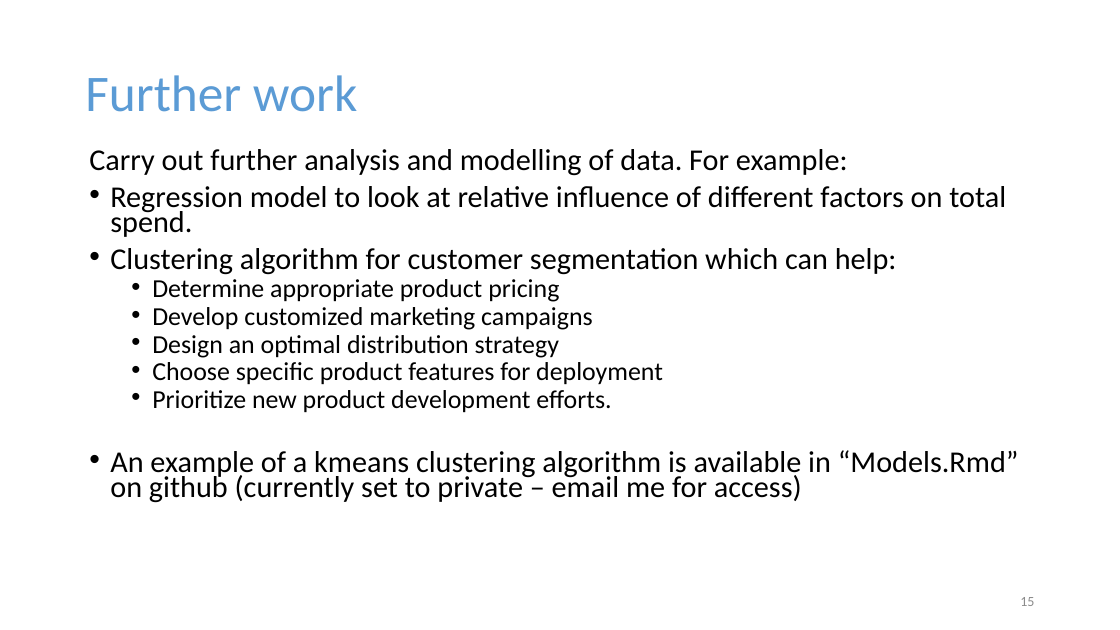
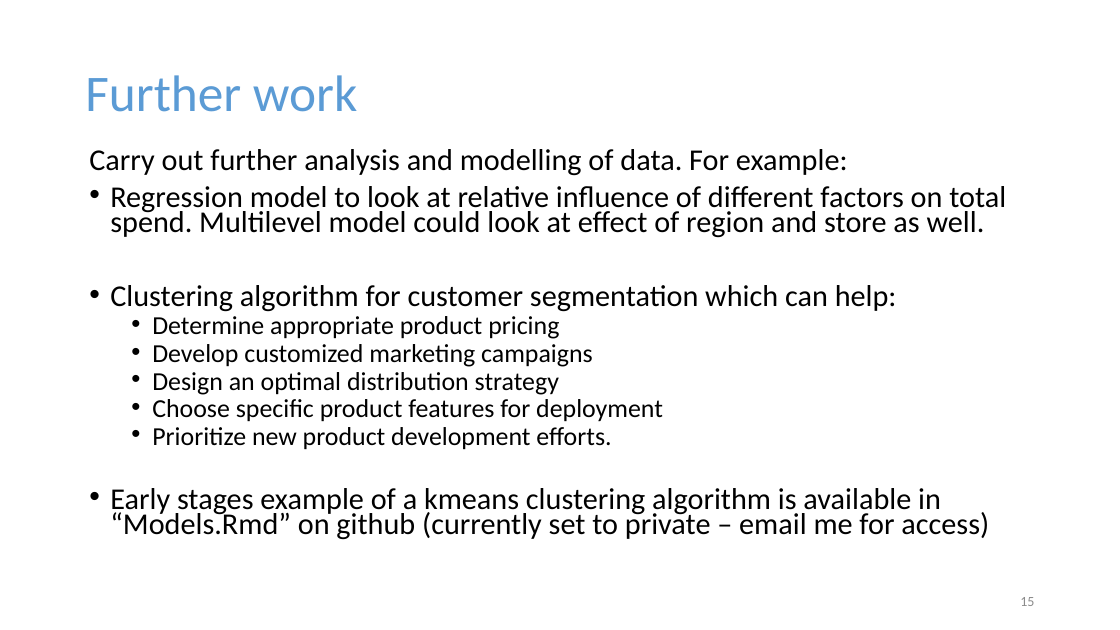
Before and after one commit to LornaMaven/Clarks-assignment, a slide deck: slide 15 of Clarks presentation.pptx. Drawn at 1120x630 pixels with LibreOffice and Linux fonts; fonts in the diff are those of the drawing. Boxes give left, top, right and bottom in pixels: in the first picture for what was removed or moved away, otherwise in the second. Text is boxed around its words. In the diff, an @@ line names an element or a change of style, - is before the commit and + after.

```diff
--- a/Clarks presentation.pptx
+++ b/Clarks presentation.pptx
@@ text at (110, 186, 1006, 238): text changed @@
-• Regression model to look at relative influence of different factors on total spend.
+• Regression model to look at relative influence of different factors on total spend. Multilevel model could look at effect of region and store as well.
@@ text at (110, 488, 989, 540): text changed @@
-• An example of a kmeans clustering algorithm is available in “Models.Rmd” on github (currently set to private – email me for access)
+• Early stages example of a kmeans clustering algorithm is available in “Models.Rmd” on github (currently set to private – email me for access)
```
Also in this commit, not shown: 8 other slides changed.
